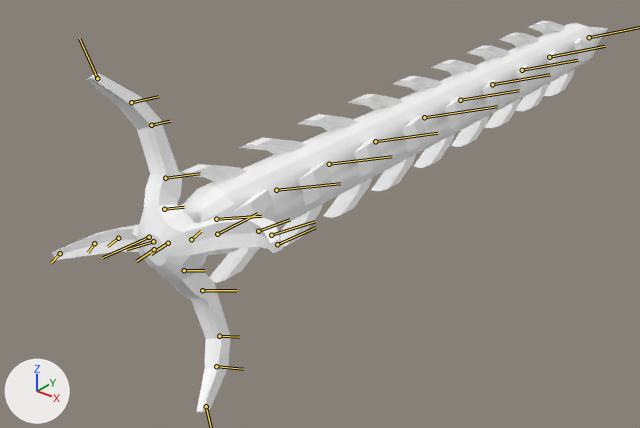
Two versions of the FBX model Assets/Models/arm.fbx, one commit apart.
Rendered twice from a camera (50 mm lens) standing at (0.792, -2.001, 0.537) and looking at (-0.107, -0.877, -0.16). Lighting does not change. The marker at lower left points along +X, +Y and +Z. Both versions are drawn at the pose saved in each file; the numbers are the values there. The bones that bend it are drawn over the model as lines.

The first picture shows 'arm'.
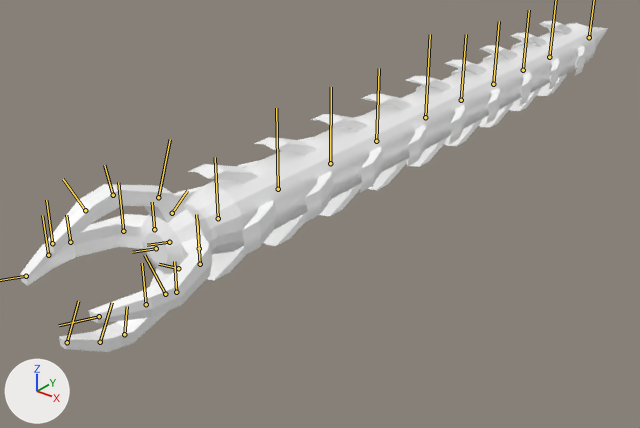
What differs and where, as boxes [x1, y1, x2, y2] in the pictures (640 x 428 px):
'arm', posed (15% shorter): before [52, 21, 608, 412]; after [20, 21, 608, 352]
bone 'fingerDown1', root to tip: before (191, 239) to (201, 231); after (172, 213) to (187, 190)
bone 'joint14', root to tip: before (217, 234) to (257, 213); after (158, 197) to (170, 139)
bone 'joint15', root to tip: before (258, 231) to (290, 219); after (113, 195) to (104, 165)
bone 'fingerUp1', root to tip: before (153, 241) to (126, 249); after (178, 268) to (159, 264)
bone 'fingerRight1', root to tip: before (184, 270) to (204, 270); after (199, 248) to (197, 220)
bone 'fingerLeft1', root to tip: before (164, 209) to (184, 207); after (154, 229) to (152, 202)
bone 'joint30', root to tip: before (151, 125) to (170, 121); after (70, 242) to (66, 215)

What the commit changed:
Bone 'root' (bone_root) turns from (-70, 0, 0) to (0, 0, 0) degrees about its own x, y and z.
Bone 'fingerDown1' (bone_fingerdown1) turns from (0, 0, 64) to (0, 0, 0) degrees about its own x, y and z.
Bone 'joint14' (bone_joint14) turns from (0, 0, 5) to (0, 0, 0) degrees about its own x, y and z.
Bone 'joint15' (bone_joint15) turns from (0, 0, 4) to (0, 0, 0) degrees about its own x, y and z.
Bone 'fingerUp1' (bone_fingerup1) turns from (0, -1, -71) to (0, -1, 0) degrees about its own x, y and z.
Bone 'fingerRight1' (bone_fingerright1) turns from (-1, 70, -1) to (0, 0, -1) degrees about its own x, y and z.
Bone 'fingerLeft1' (bone_fingerleft1) turns from (-1, -69, 1) to (0, 0, 0) degrees about its own x, y and z.
Bone 'joint30' (bone_joint30) turns from (0, -2, 0) to (0, 0, 0) degrees about its own x, y and z.
